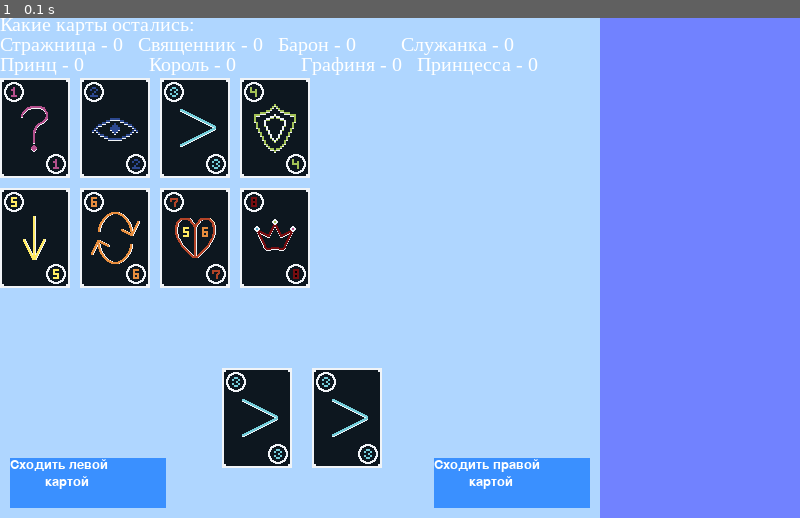
Above: before the commit, frame 1.
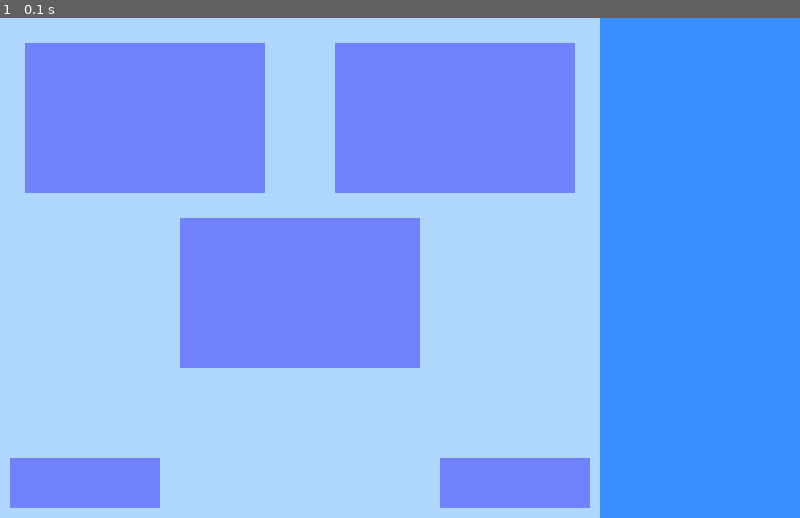
Above: after the commit, the same moment.

Repository: VWait/YandexProjectPygame
Game: pygame game, started from main.py
Same seed, same stepped clock (60 frames per second), same inputs: the game is played once before the commit and once after it.
Inputs:
- Up to frame 1 (0.1 s): no input

The runs differ from the first frame. In frame 1, 66% of the frame differs, in the area x 0-100%, y 0-100%.

Commit message:
изменения в графике

Diff:
--- a/abstractblock.py
+++ b/abstractblock.py
@@ -14,5 +14,5 @@
     def render(self, screen):
         pygame.draw.rect(screen, self.color_blip, self.block_pos0 + self.block_size)
 
-    def get_xy_by_prop(self, props):
-        return tuple(map(lambda val, p: val * p, self.block_size, props))
+    def get_xy_by_prop(self, props, size_card):
+        return tuple(map(lambda val, p, s: val * p + s / 2, self.block_size, props, size_card))
--- a/board.py
+++ b/board.py
@@ -8,36 +8,64 @@
 class Board(Block):
     def __init__(self, size, pos0, props):
         super().__init__(size, pos0, props)
-
+        self.block_size_main = size
+        self.block_size = size[0] * props[0], size[1] * props[1]
+        self.block_size_window = size[0] * props[0] * 0.4, size[1] * props[1] * 0.3
+        self.block_pos0 = pos0
         self.color_blip = (175, 214, 255)
         self.color_letter = (255, 255, 255)
         self.size_letter = 20
+        distance_border = 25
 
-        self.help_blip_size = self.block_size[0] * 0.26, self.block_size[1] * 0.1
+        self.help_blip_size = self.block_size[0] * 0.25, self.block_size[1] * 0.1
         self.help_blip_pos0 = self.block_pos0[0] + 10, self.block_size[1] - self.help_blip_size[1] - 10
-        self.help_blip_color = (58, 144, 255)
+        self.help_blip_color = (113, 130, 255)
 
         self.start_blip_size = self.help_blip_size
         self.start_blip_pos0 = self.block_size[0] - self.help_blip_size[0] - 10, self.help_blip_pos0[1]
         self.start_blip_color = self.help_blip_color
 
+        self.first_player = PlayerHand(self.block_size_window,
+                                       (self.block_pos0[0] + distance_border, self.block_pos0[1] + distance_border))
+        self.second_player = PlayerHand(self.block_size_window,
+                                        (self.block_size[0] - distance_border - self.block_size_window[0],
+                                         self.block_pos0[1] + distance_border))
+        self.third_player = PlayerHand(self.block_size_window,
+                                       (self.block_pos0[0] + self.block_size[0] / 2 - self.block_size_window[0] / 2,
+                                        self.block_pos0[1] + distance_border * 2 + self.block_size_window[1]))
+
     def render(self, screen):
         super().render(screen)
+        self.first_player.render(screen)
+        self.second_player.render(screen)
+        self.third_player.render(screen)
         font = pygame.font.SysFont('cambria', self.size_letter)
         text1 = font.render('Какие карты остались:', True, self.color_letter)
         text2 = font.render('Стражница - 0   Священник - 0   Барон - 0         Служанка - 0', True, self.color_letter)
         text3 = font.render('Принц - 0             Король - 0             Графиня - 0   Принцесса - 0', True,
                             self.color_letter)
-        screen.blit(text1, (0, -5))
-        screen.blit(text2, (0, self.size_letter - 5))
-        screen.blit(text3, (0, self.size_letter * 2 - 5))
+        # screen.blit(text1, (0, -5))
+        # screen.blit(text2, (0, self.size_letter - 5))
+        # screen.blit(text3, (0, self.size_letter * 2 - 5))
         pygame.draw.rect(screen, self.help_blip_color, self.help_blip_pos0 + self.help_blip_size)
         pygame.draw.rect(screen, self.start_blip_color, self.start_blip_pos0 + self.start_blip_size)
         font = pygame.font.SysFont('comic sans', self.size_letter)
         text4 = font.render('Сходить левой', True, self.color_letter)
         text5 = font.render('Сходить правой', True, self.color_letter)
         text6 = font.render('картой', True, self.color_letter)
-        screen.blit(text4, self.help_blip_pos0)
-        screen.blit(text6, (self.help_blip_pos0[0] + 35, self.help_blip_pos0[1] + 17))
-        screen.blit(text5, self.start_blip_pos0)
-        screen.blit(text6, (self.start_blip_pos0[0] + 35, self.start_blip_pos0[1] + 17))
+        # screen.blit(text4, self.help_blip_pos0)
+        # screen.blit(text6, (self.help_blip_pos0[0] + 35, self.help_blip_pos0[1] + 17))
+        # screen.blit(text5, self.start_blip_pos0)
+        # screen.blit(text6, (self.start_blip_pos0[0] + 35, self.start_blip_pos0[1] + 17))
+
+
+class PlayerHand(Block):
+    def __init__(self, size, pos0):
+        super().__init__(size, pos0, (1, 1))
+        self.block_size_window = size
+        self.block_pos0 = pos0
+        self.color_window = (113, 130, 255)
+
+    def render(self, screen):
+        super().render(screen)
+        pygame.draw.rect(screen, self.color_window, self.block_pos0 + self.block_size_window)
--- a/main.py
+++ b/main.py
@@ -4,28 +4,29 @@
 
 
 size = width, height = 800, 500
+size_card = 70, 100
 screen = pygame.display.set_mode(size)
 clock = pygame.time.Clock()
 running = True
 game_board = board.Board(size, (0, 0), (0.75, 1))
 all_sprites = pygame.sprite.Group()
-for i in range(2):
-    cards.Card3(all_sprites, game_board.get_xy_by_prop((0.37 + i * 0.15, 0.7)))
-cards.Card1(all_sprites, (0, 60))
-cards.Card2(all_sprites, (80, 60))
-cards.Card3(all_sprites, (160, 60))
-cards.Card4(all_sprites, (240, 60))
-cards.Card5(all_sprites, (0, 170))
-cards.Card6(all_sprites, (80, 170))
-cards.Card7(all_sprites, (160, 170))
-cards.Card8(all_sprites, (240, 170))
+# for i in range(2):
+#     cards.Card3(all_sprites, game_board.get_xy_by_prop((0.37 + i * 0.25, 0.7), size_card))
+# cards.Card1(all_sprites, (0, 60))
+# cards.Card2(all_sprites, (80, 60))
+# cards.Card3(all_sprites, (160, 60))
+# cards.Card4(all_sprites, (240, 60))
+# cards.Card5(all_sprites, (0, 170))
+# cards.Card6(all_sprites, (80, 170))
+# cards.Card7(all_sprites, (160, 170))
+# cards.Card8(all_sprites, (240, 170))
 
 
 while running:
     for event in pygame.event.get():
         if event.type == pygame.QUIT:
             running = False
-    screen.fill(pygame.Color((113, 130, 255)))
+    screen.fill(pygame.Color((58, 144, 255)))
     game_board.render(screen)
     all_sprites.draw(screen)
     pygame.display.flip()
